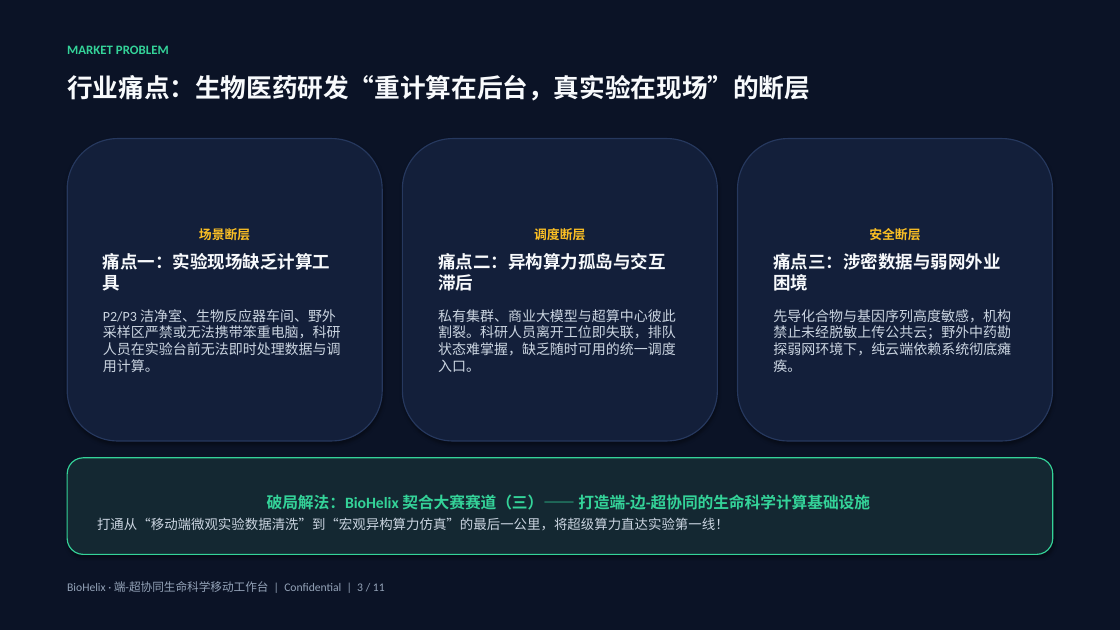
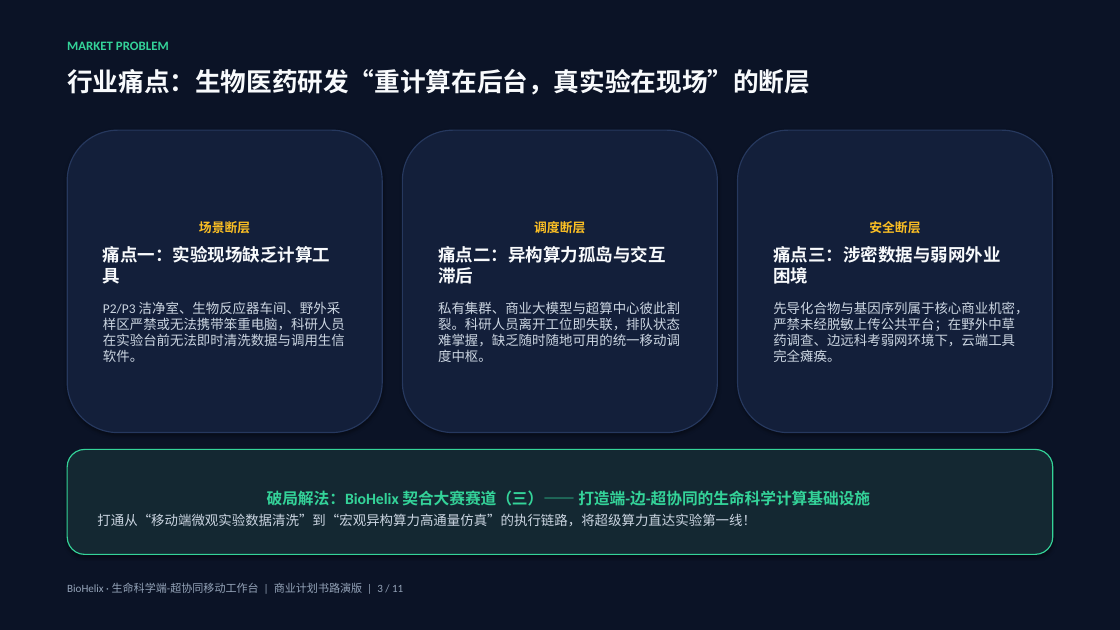
Before and after one commit to dollarser/helix-agent, a slide deck: slide 3 of docs/product/BioHelix_商业计划书_路演版.pptx. Drawn at 1120x630 pixels with LibreOffice and Linux fonts; fonts in the diff are those of the drawing. Boxes give left, top, right and bottom in pixels: in the first picture for what was removed or moved away, otherwise in the second. Text is boxed around its words. In the diff, an @@ line names an element or a change of style, - is before the commit and + after.

```diff
--- a/docs/product/BioHelix_商业计划书_路演版.pptx
+++ b/docs/product/BioHelix_商业计划书_路演版.pptx
@@ text "MARKET PROBLEM": place and size @@
-text "MARKET PROBLEM" at (67,45,169,54)
+text "MARKET PROBLEM" at (67,41,169,50)
@@ text "行业痛点：生物医药研发“重计算在后台，真实验在现场”的断层": place and size @@
-text "行业痛点：生物医药研发“重计算在后台，真实验在现场”的断层" at (67,75,810,101)
+text "行业痛点：生物医药研发“重计算在后台，真实验在现场”的断层" at (67,69,810,95)
@@ 3 rounded rectangles: place and size @@
-3 rounded rectangles at (67,139,1053,441)
+3 rounded rectangles at (67,130,1053,433)
@@ text in rounded rectangle at (103,301,345,362): text changed; size 12 to 11.5 pt @@
-P2/P3 洁净室、生物反应器车间、野外采样区严禁或无法携带笨重电脑，科研人员在实验台前无法即时处理数据与调用计算。
+P2/P3 洁净室、生物反应器车间、野外采样区严禁或无法携带笨重电脑，科研人员在实验台前无法即时清洗数据与调用生信软件。
@@ text in rounded rectangle at (438,301,680,362): text changed; size 12 to 11.5 pt @@
-私有集群、商业大模型与超算中心彼此割裂。科研人员离开工位即失联，排队状态难掌握，缺乏随时可用的统一调度入口。
+私有集群、商业大模型与超算中心彼此割裂。科研人员离开工位即失联，排队状态难掌握，缺乏随时随地可用的统一移动调度中枢。
@@ text in rounded rectangle at (773,301,1028,362): text changed; size 12 to 11.5 pt @@
-先导化合物与基因序列高度敏感，机构禁止未经脱敏上传公共云；野外中药勘探弱网环境下，纯云端依赖系统彻底瘫痪。
+先导化合物与基因序列属于核心商业机密，严禁未经脱敏上传公共平台；在野外中草药调查、边远科考弱网环境下，云端工具完全瘫痪。
@@ rounded rectangle "破局解法：BioHelix 契合大赛赛道（三）—— 打造端-边-超协同的生命科学计算基础设施": place and size @@
-rounded rectangle "破局解法：BioHelix 契合大赛赛道（三）—— 打造端-边-超协同的生命科学计算基础设施" at (67,458,1053,555)
+rounded rectangle "破局解法：BioHelix 契合大赛赛道（三）—— 打造端-边-超协同的生命科学计算基础设施" at (67,450,1053,555)
@@ text in rounded rectangle at (97,513,756,526): text changed @@
-打通从“移动端微观实验数据清洗”到“宏观异构算力仿真”的最后一公里，将超级算力直达实验第一线！
+打通从“移动端微观实验数据清洗”到“宏观异构算力高通量仿真”的执行链路，将超级算力直达实验第一线！
@@ text at (67,583,403,593): text changed; size 10 to 9.5 pt @@
-BioHelix · 端-超协同生命科学移动工作台 | Confidential | 3 / 11
+BioHelix · 生命科学端-超协同移动工作台 | 商业计划书路演版 | 3 / 11
```
Also in this commit, not shown: 9 other slides changed, 3 other files.
